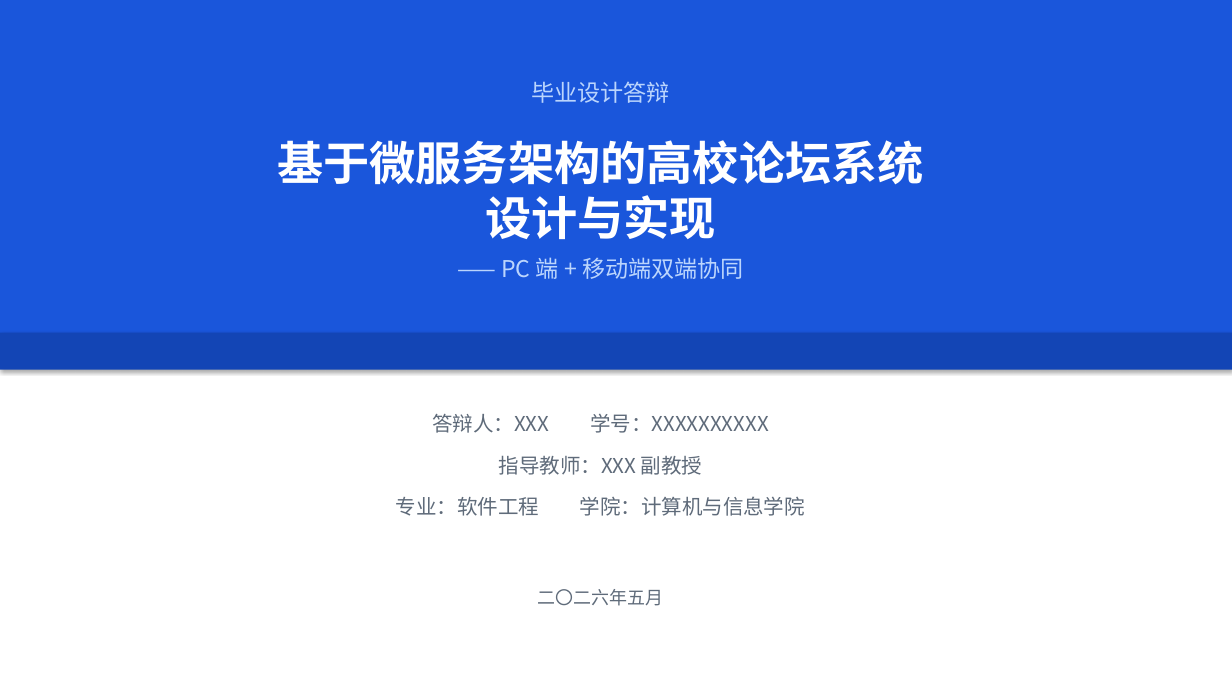
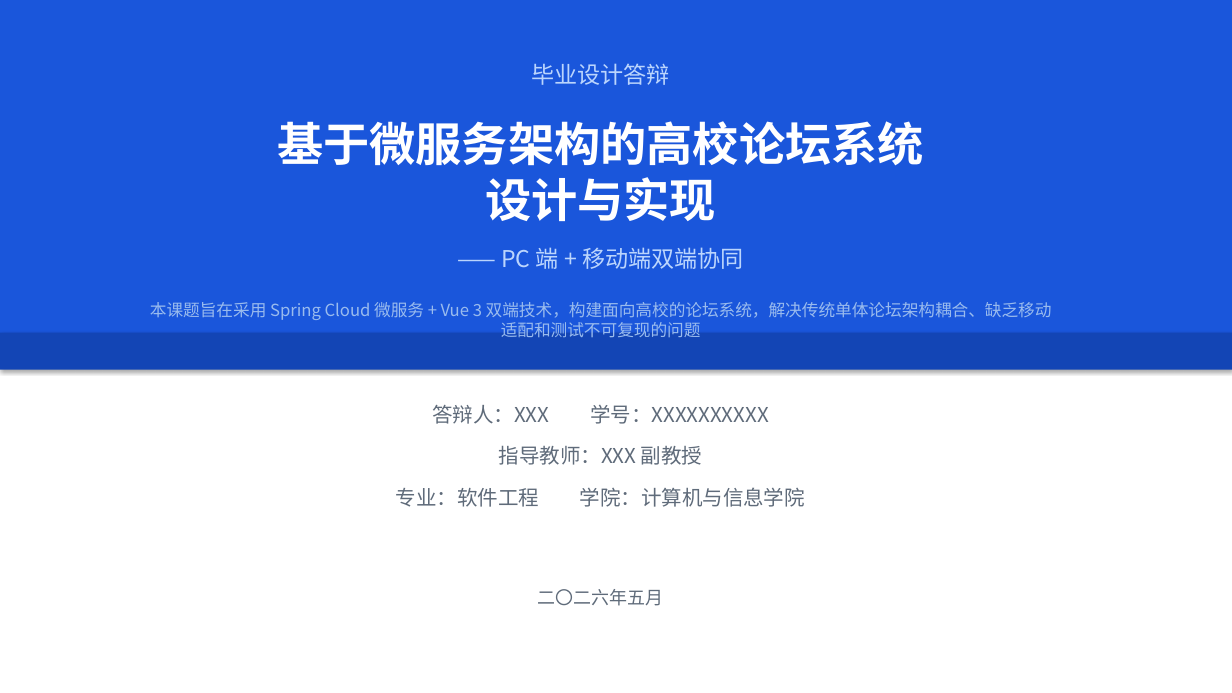
Before and after one commit to Wkjlovec/graduation_project_zhuang, a slide deck: slide 1 of docs/毕业答辩PPT.pptx. Drawn at 1232x693 pixels with LibreOffice and Linux fonts; fonts in the diff are those of the drawing. Boxes give left, top, right and bottom in pixels: in the first picture for what was removed or moved away, otherwise in the second. Text is boxed around its words. In the diff, an @@ line names an element or a change of style, - is before the commit and + after.

```diff
--- a/docs/毕业答辩PPT.pptx
+++ b/docs/毕业答辩PPT.pptx
@@ text "毕业设计答辩": place and size @@
-text "毕业设计答辩" at (531,81,670,103)
+text "毕业设计答辩" at (531,63,670,85)
@@ text "基于微服务架构的高校论坛系统 设计与实现": place and size @@
-text "基于微服务架构的高校论坛系统 设计与实现" at (277,140,924,239)
+text "基于微服务架构的高校论坛系统 设计与实现" at (277,121,924,221)
@@ text added at (150,302,1052,337), 13 pt, text #99BBEE @@
+本课题旨在采用 Spring Cloud 微服务 + Vue 3 双端技术，构建面向高校的论坛系统，解决传统单体论坛架构耦合、缺乏移动适配和测试不可复现的问题
@@ 4 texts: place and size @@
-4 texts at (396,257,805,516)
+4 texts at (396,247,805,507)
```
Also in this commit, not shown: 4 other slides changed, 4 slides added, 10 slides removed, 1 other file.
